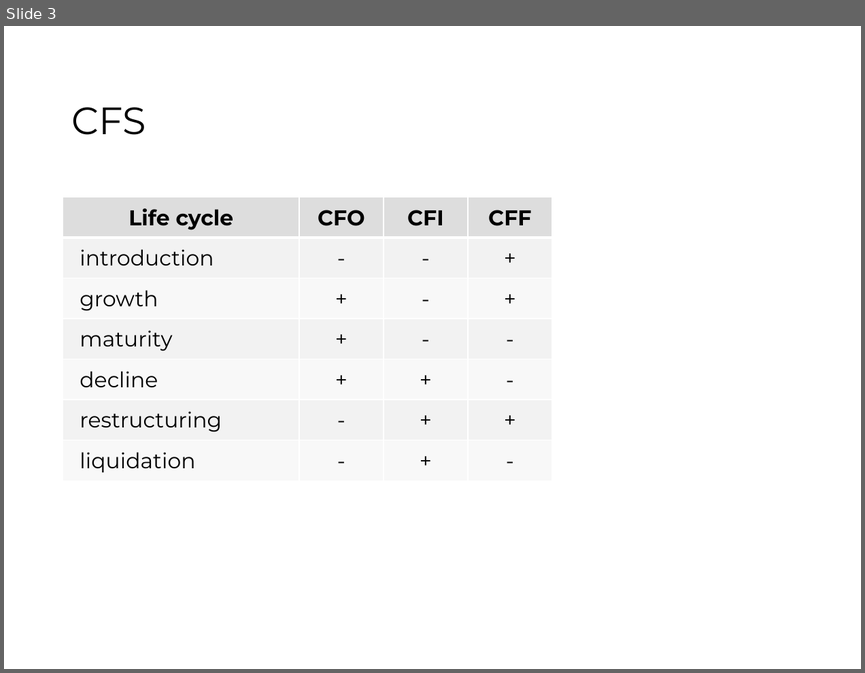
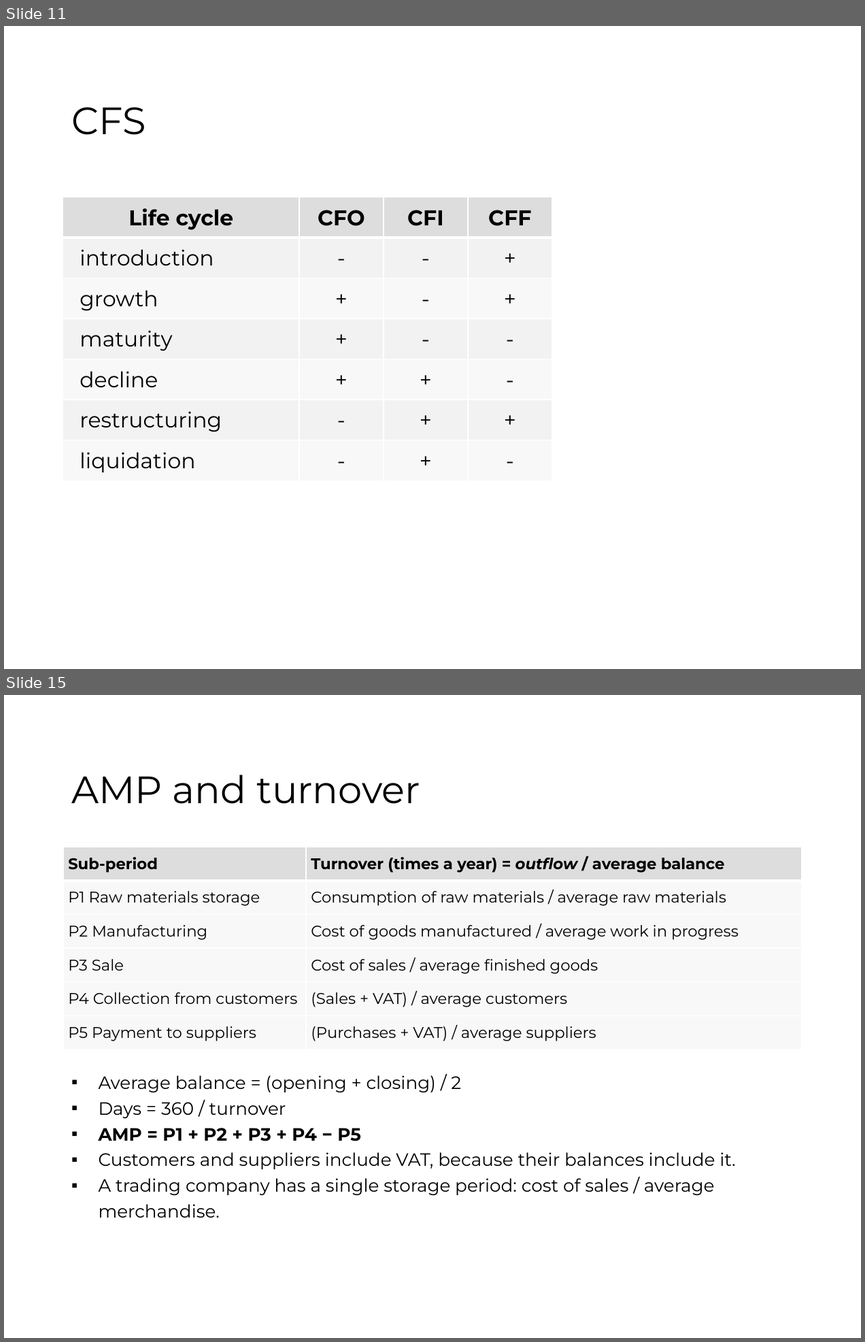
Before and after one commit to jorgegallud-boop/FSA, a slide deck: source-pptx/05.pptx. Shown one above the other, each under a label of ours: slide 3 before the commit, slides 11 and 15 after it; the slides between them are not shown. The pictures are 865x673 and 865x1342 pixels, drawn with LibreOffice and Linux fonts; fonts in the diff are those of the drawing. Boxes give left, top, right and bottom in pixels: in the first picture for what was removed or moved away, otherwise in the second. Text is boxed around its words. In the diff, an @@ line names an element or a change of style, - is before the commit and + after.

```diff
--- a/source-pptx/05.pptx
+++ b/source-pptx/05.pptx
@@ slide 15 added at (4, 695, 861, 1338), background #FFFFFF @@
@@ title added at (71, 775, 420, 804), 32 pt, text #000000 @@
+AMP and turnover
@@ table added at (63, 847, 802, 1049), 6 rows, 2 columns @@
+Sub-period | Turnover (times a year) = outflow / average balance
+P1 Raw materials storage | Consumption of raw materials / average raw materials
+P2 Manufacturing | Cost of goods manufactured / average work in progress
+P3 Sale | Cost of sales / average finished goods
+P4 Collection from customers | (Sales + VAT) / average customers
+P5 Payment to suppliers | (Purchases + VAT) / average suppliers
@@ text added at (99, 1075, 735, 1217), 15 pt, text #000000 @@
+▪ Average balance = (opening + closing) / 2
+▪ Days = 360 / turnover
+▪ AMP = P1 + P2 + P3 + P4 − P5
+▪ Customers and suppliers include VAT, because their balances include it.
+▪ A trading company has a single storage period: cost of sales / average merchandise.
@@ what was slide 3 is now slide 11 @@
```
Also in this commit, not shown: 2 slides changed, 18 other slides added, 11 other files.
